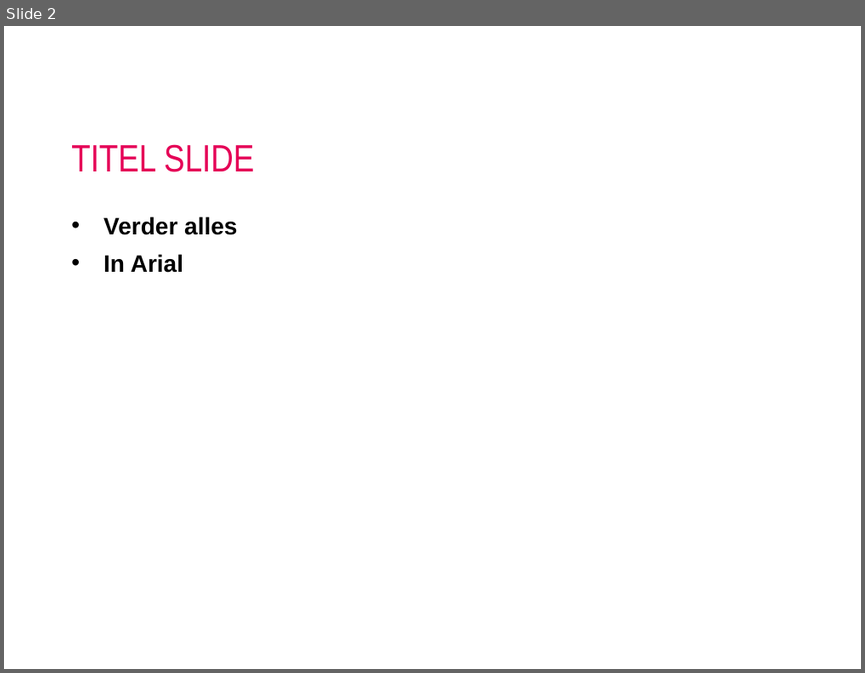
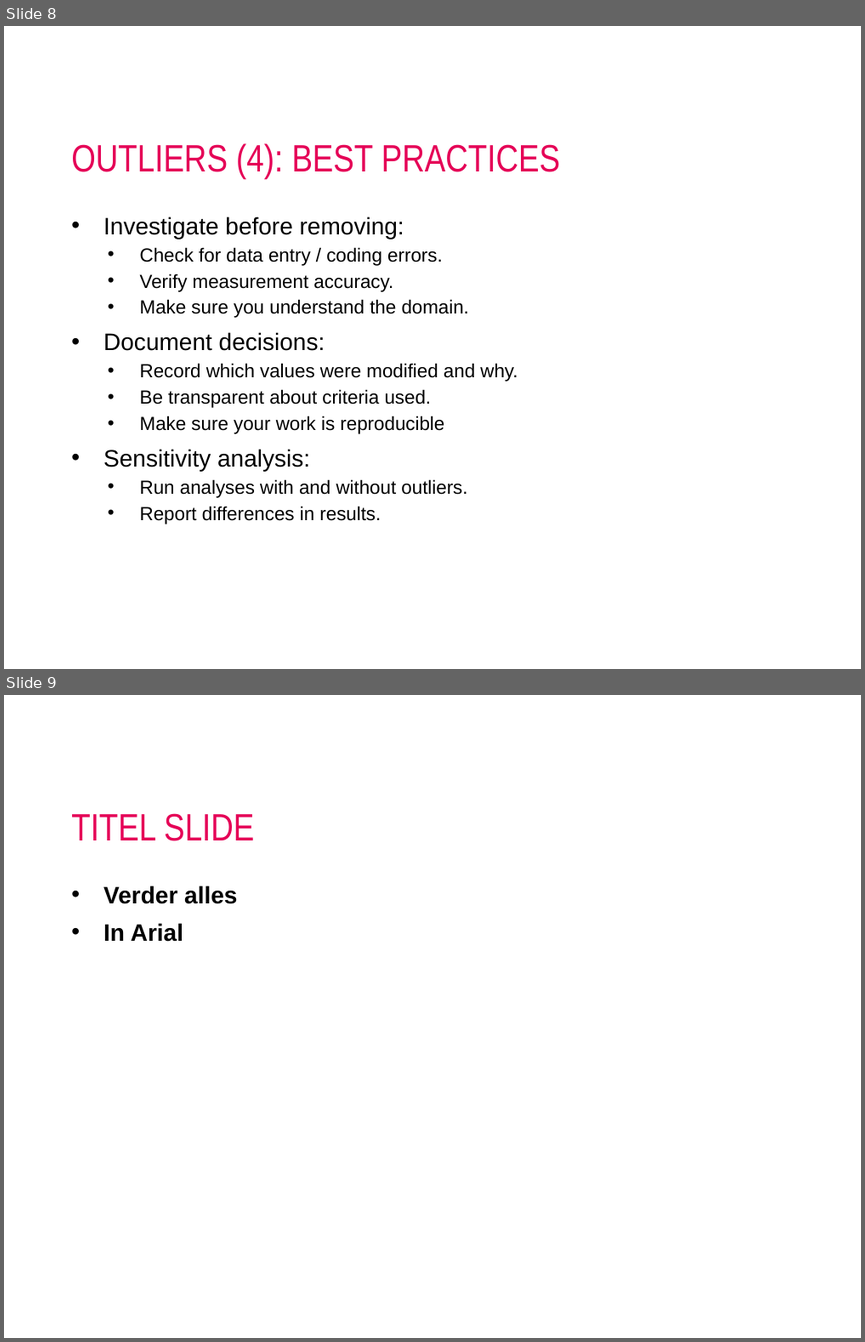
Before and after one commit to AIM-MADS-DATEXP/lesson-outliers-missing-data-erroneous-data, a slide deck: lesson-outliers.pptx. Shown one above the other, each under a label of ours: slide 2 before the commit, slides 8 and 9 after it. The pictures are 865x673 and 865x1342 pixels, drawn with LibreOffice and Linux fonts; fonts in the diff are those of the drawing; background and template pictures are left out. Boxes give left, top, right and bottom in pixels: in the first picture for what was removed or moved away, otherwise in the second. Text is boxed around its words. In the diff, an @@ line names an element or a change of style, - is before the commit and + after.

```diff
--- a/lesson-outliers.pptx
+++ b/lesson-outliers.pptx
@@ slide 8 added at [4,26,861,669], background #FFFFFF @@
@@ title added at [71,143,560,179], 32 pt, text #E50056 @@
+OUTLIERS (4): BEST PRACTICES
@@ text added at [103,216,517,524], 16 pt, text #000000 @@
+• Investigate before removing:
+  • Check for data entry / coding errors.
+  • Verify measurement accuracy.
+  • Make sure you understand the domain.
+• Document decisions:
+  • Record which values were modified and why.
+  • Be transparent about criteria used.
+  • Make sure your work is reproducible
+• Sensitivity analysis:
+  • Run analyses with and without outliers.
+  • Report differences in results.
@@ what was slide 2 is now slide 9 @@
```
Also in this commit, not shown: 9 other slides added, 1 slide removed, 4 other files.
